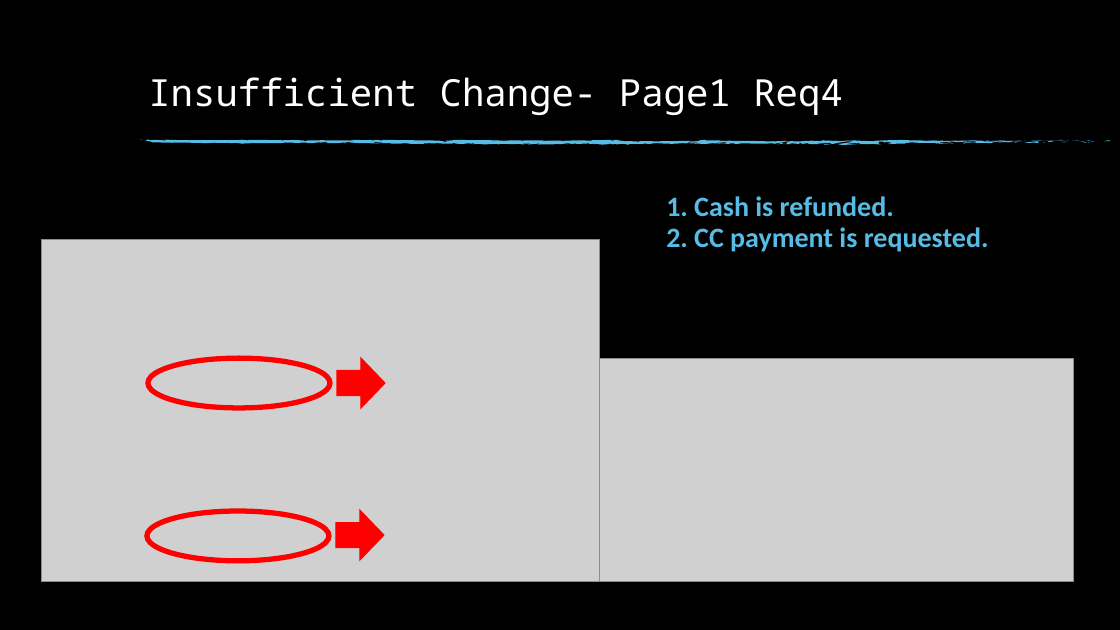
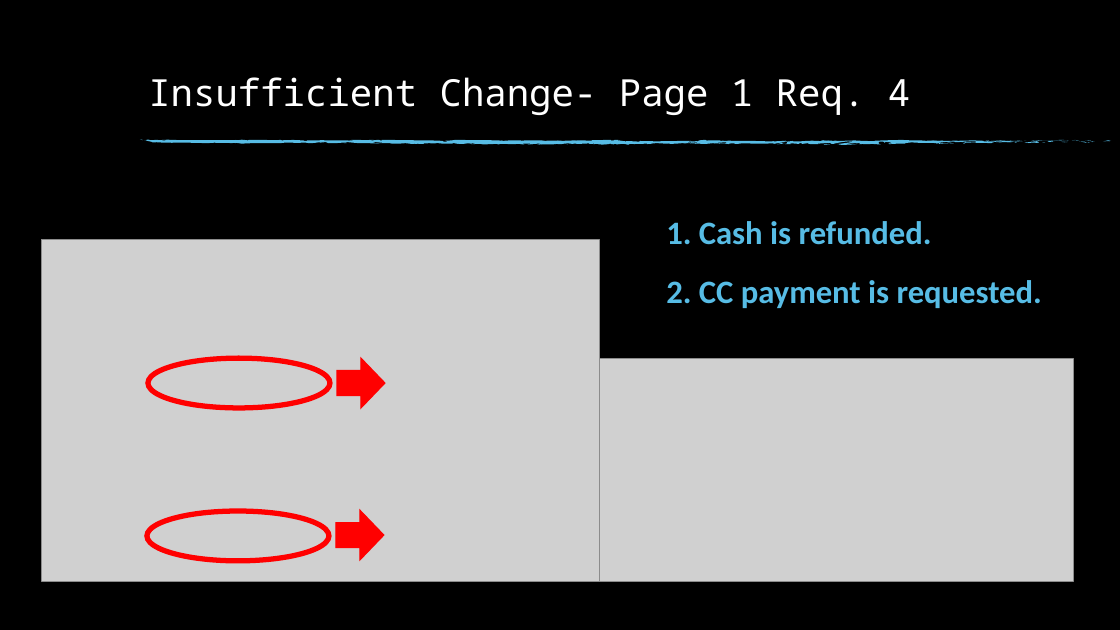
Before and after one commit to nathandangelo1/EvaluationPresentation-Kiosk, a slide deck: slide 20 of EvalPresentation_DAngelo.pptx (slide 15 before the commit). Drawn at 1120x630 pixels with LibreOffice and Linux fonts; fonts in the diff are those of the drawing; grey boxes stand for pictures; background and template pictures are left out. Boxes give left, top, right and bottom in pixels: in the first picture for what was removed or moved away, otherwise in the second. Text is boxed around its words. In the diff, an @@ line names an element or a change of style, - is before the commit and + after.

```diff
--- a/EvalPresentation_DAngelo.pptx
+++ b/EvalPresentation_DAngelo.pptx
@@ title at [148, 77, 910, 115]: text changed @@
-Insufficient Change- Page1 Req4
+Insufficient Change- Page 1 Req. 4
@@ text "1. Cash is refunded." at [666, 221, 1042, 308]: size 24 to 28 pt; line spacing 0.9 to 1.5 @@
```
Also in this commit, not shown: 16 other slides changed, 11 slides added, 4 slides removed.
